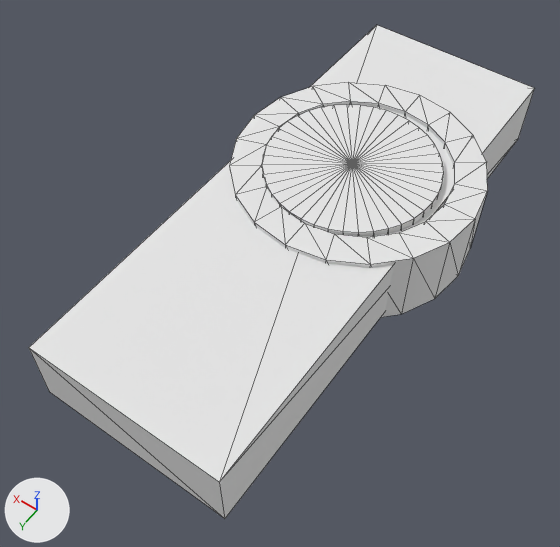
Two versions of the OBJ model models/memoryStickPlastic.obj, one commit apart.
Both versions are drawn from a 50 mm lens placed at (-1.2, 0.88, 2.92), pointed at (-0.09, -0.67, 0.48). Arrows for +X, +Y and +Z are at lower left; the lights stay in place. Mesh edges are drawn as thin lines. Where no turn or scale is listed for an object, it has been applied to the vertices.

The first picture shows 'memoryStickPlastic'.
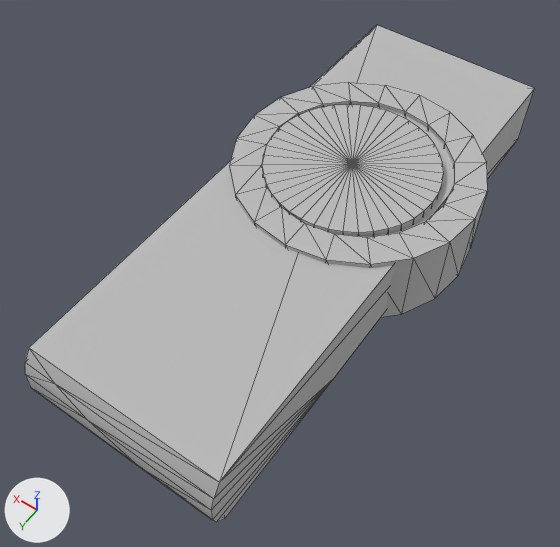
Boxes (x1, y1, x2, y2) around the edits, measured in the pictures (560 x 547 px):
'memoryStickPlastic', recoloured, reshaped (white to grey): before (29, 25, 534, 519); after (25, 25, 534, 522)
part 1 of me_memorystickplastic, built on: before (29, 143, 515, 519); after (25, 143, 515, 522)

What changed in the scene script:
```text
Change mat_initialshadinggroup:
    mat_initialshadinggroup.base_color: (0.8, 0.8, 0.8) -> (0.5, 0.5, 0.5)  # white #e7e7e7 -> grey #bcbcbc
Change me_memorystickplastic:
    used by ob_memorystickplastic; location = (0.0, 0.0, 0.0)
    remove me_memorystickplastic.from_pydata(...)  # 170 vertices, 332 faces; spans x -0.66..0.37, y -2.0..0.23, z 0.4..0.76
    add me_memorystickplastic.from_pydata(...)  # 186 vertices, 364 faces; spans x -0.66..0.37, y -2.0..0.29, z 0.4..0.76
    me_memorystickplastic part 1
    7 faces are deleted
    16 vertices are added at x -0.52..0.29, y -0.42..0.29, z 0.44..0.68
    39 new faces join them
```
